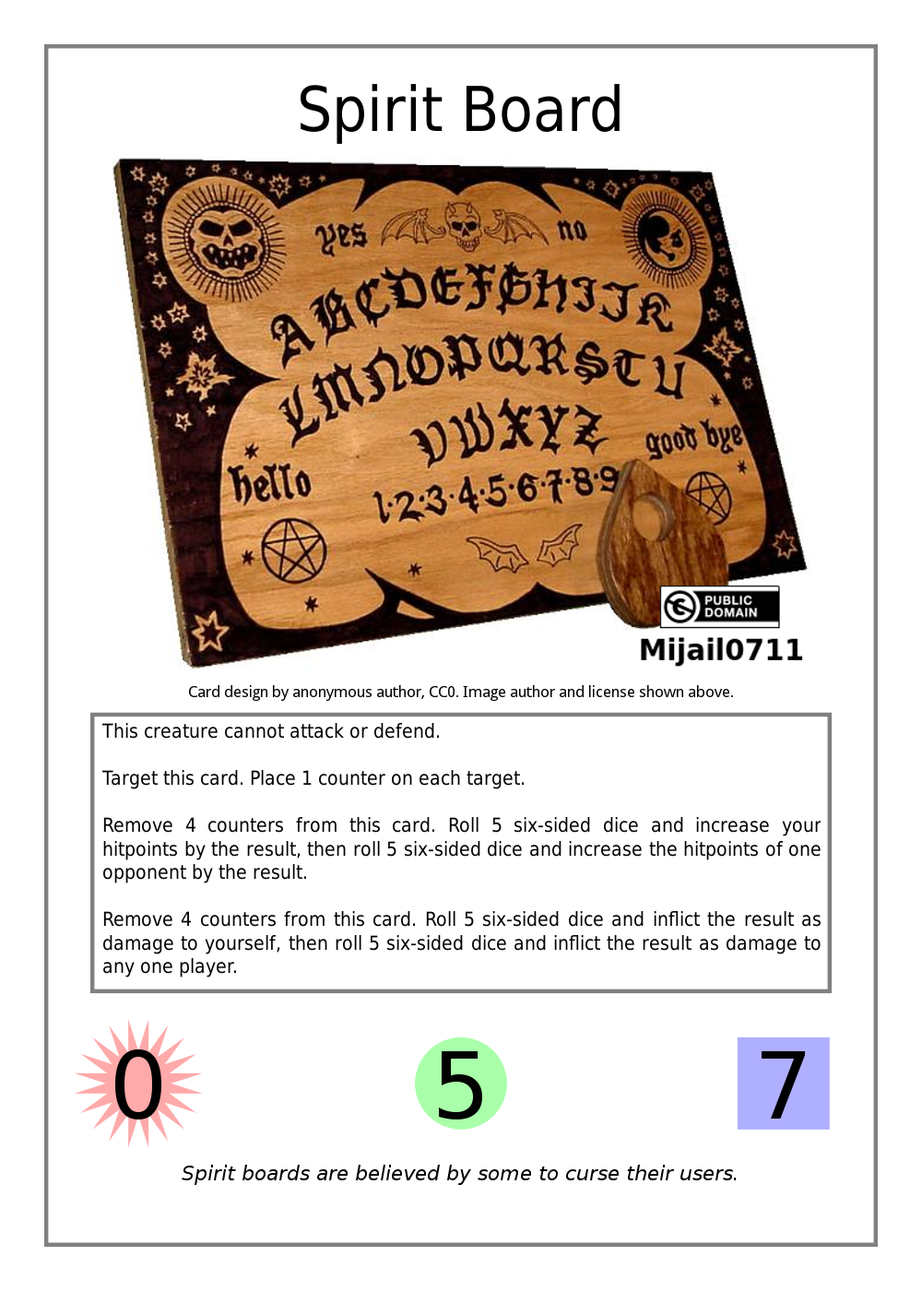
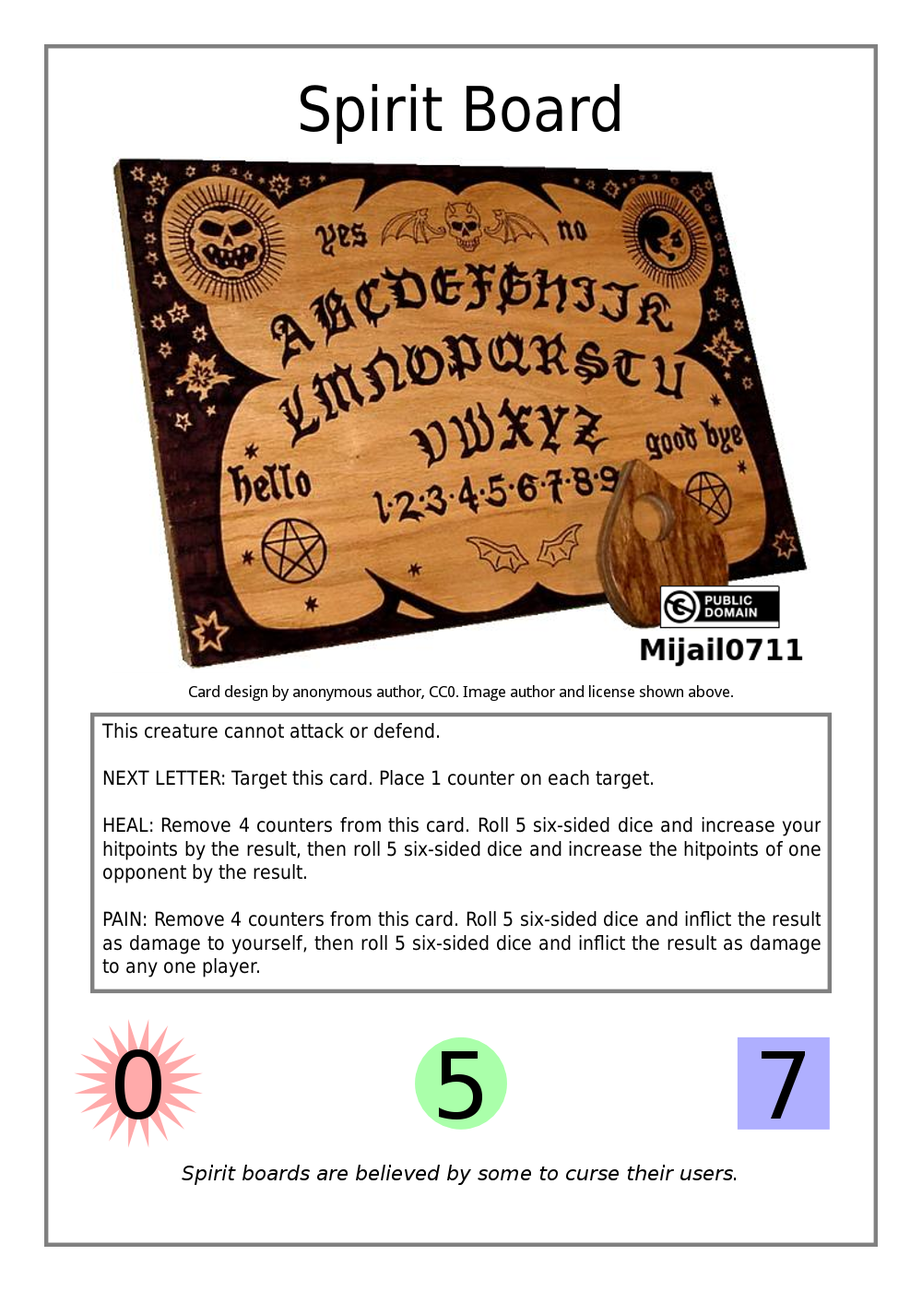
Comparing the layer stacks of the two 922 x 1291 images. Changes:
painted on "Effect Text" over <box>101,770,822,978</box>
